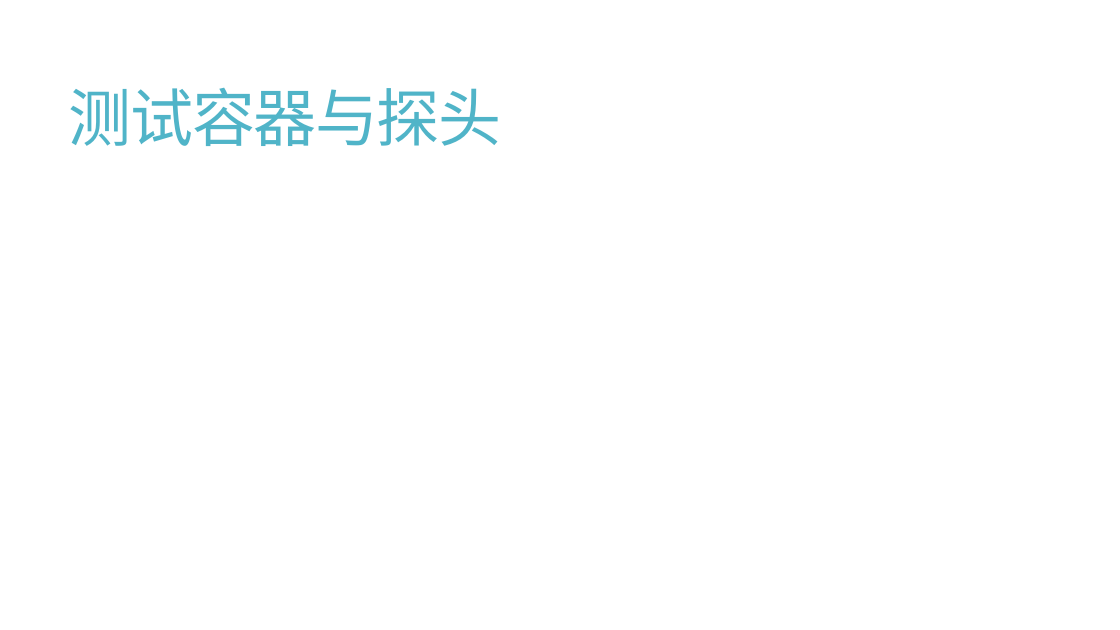
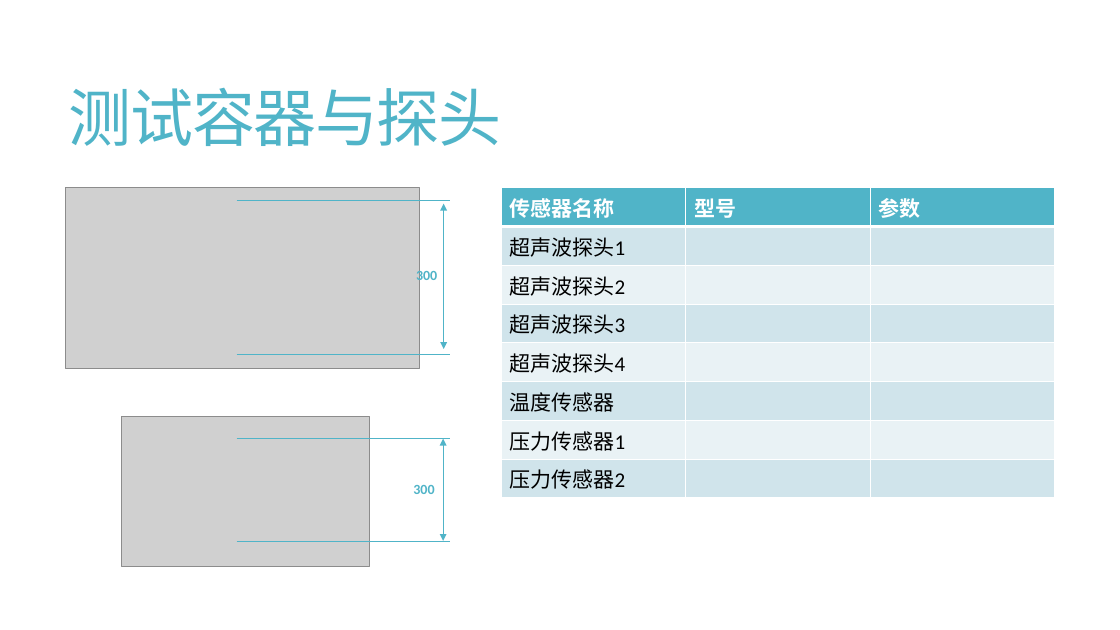
Before and after one commit to Travis-MA/UltrasonicConcMeter, a slide deck: slide 10 of 机器学习超声波浓度计.pptx. Drawn at 1120x630 pixels with LibreOffice and Linux fonts; fonts in the diff are those of the drawing; grey boxes stand for pictures. Boxes give left, top, right and bottom in pixels: in the first picture for what was removed or moved away, otherwise in the second. Text is boxed around its words. In the diff, an @@ line names an element or a change of style, - is before the commit and + after.

```diff
--- a/机器学习超声波浓度计.pptx
+++ b/机器学习超声波浓度计.pptx
@@ picture added at box(66, 188, 419, 369) @@
@@ line added from (237, 201) to (450, 201), #50B4C8 0.75 pt @@
@@ double arrow added from (444, 203) to (444, 349), #50B4C8 0.75 pt @@
@@ table added at box(502, 188, 1056, 498), 8 rows, 3 columns @@
+传感器名称 | 型号 | 参数
+超声波探头1 |  | 
+超声波探头2 |  | 
+超声波探头3 |  | 
+超声波探头4 |  | 
+温度传感器 |  | 
+压力传感器1 |  | 
+压力传感器2 |  | 
@@ text added at box(416, 268, 437, 284), 12 pt, text #50B4C8, bold @@
+300
@@ line added from (237, 355) to (450, 355), #50B4C8 0.75 pt @@
@@ picture added at box(122, 416, 370, 565) @@
@@ line added from (237, 439) to (450, 439), #50B4C8 0.75 pt @@
@@ double arrow added from (444, 439) to (444, 541), #50B4C8 0.75 pt @@
@@ text added at box(413, 485, 434, 494), 12 pt, text #50B4C8, bold @@
+300
@@ line added from (237, 541) to (450, 541), #50B4C8 0.75 pt @@
```
Also in this commit, not shown: 6 other slides changed, 1 slide added, 1 slide removed, 4 other files.
